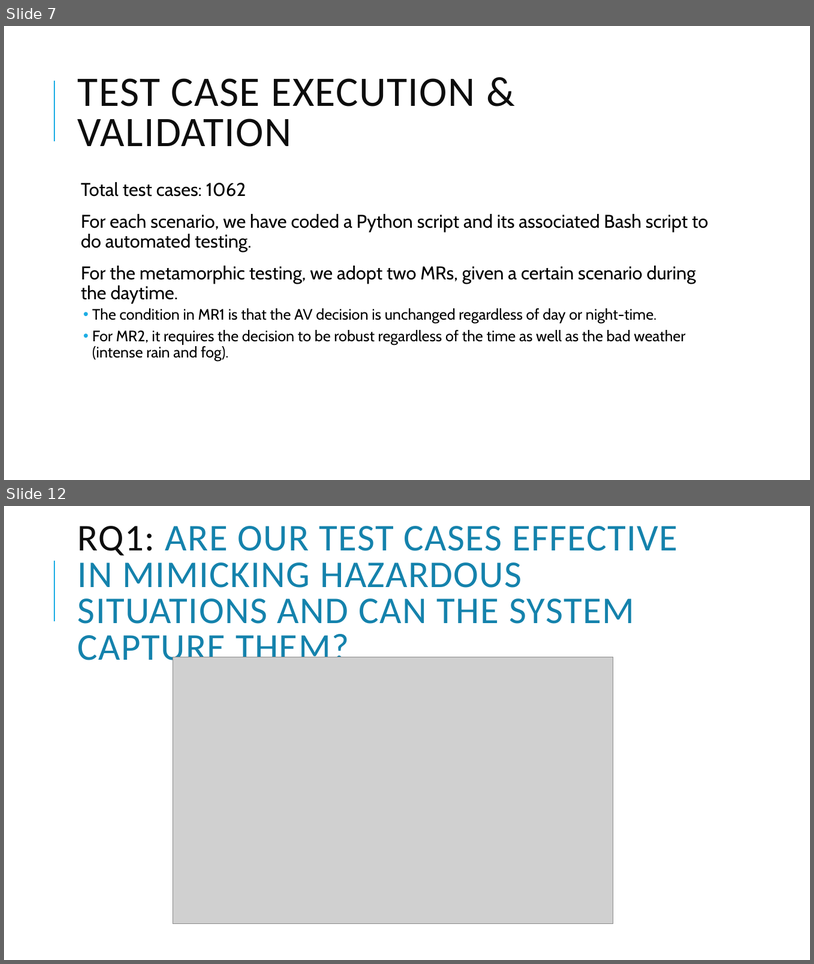
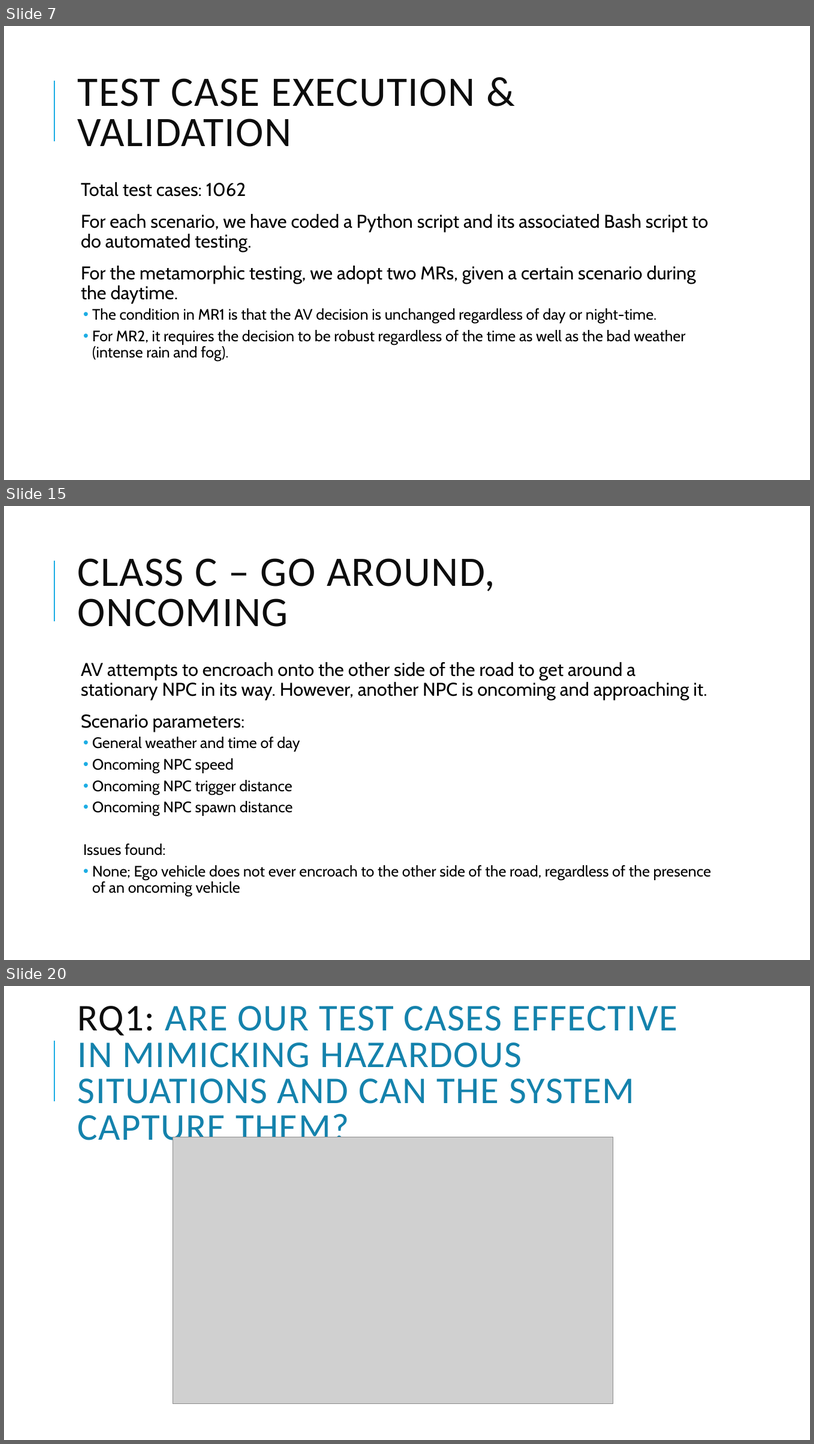
Before and after one commit to Swinburne-AV-Challenge-2021/Deliverable2, a slide deck: presentation/AVTest-Swinburne.pptx. Shown one above the other, each under a label of ours: slides 7 and 12 before the commit, slides 7, 15 and 20 after it; the slides between them are not shown. The pictures are 814x964 and 814x1444 pixels, drawn with LibreOffice and Linux fonts; fonts in the diff are those of the drawing; grey boxes stand for pictures; background and template pictures are left out. Boxes give left, top, right and bottom in pixels: in the first picture for what was removed or moved away, otherwise in the second. Text is boxed around its words. In the diff, an @@ line names an element or a change of style, - is before the commit and + after.

```diff
--- a/presentation/AVTest-Swinburne.pptx
+++ b/presentation/AVTest-Swinburne.pptx
@@ slide 15 added at bbox=[4, 506, 810, 960], background #FFFFFF; not listed: 1 template element that a slide beside it also shows @@
@@ title added at bbox=[78, 558, 495, 627], 50 pt, text #0D0D0D @@
+CLASS C – GO AROUND, ONCOMING
@@ text added at bbox=[81, 662, 711, 897], 18 pt, text #000000 @@
+  AV attempts to encroach onto the other side of the road to get around a stationary NPC in its way. However, another NPC is oncoming and approaching it.
+  Scenario parameters:
+  • General weather and time of day
+  • Oncoming NPC speed
+  • Oncoming NPC trigger distance
+  • Oncoming NPC spawn distance
+  Issues found:
+  • None; Ego vehicle does not ever encroach to the other side of the road, regardless of the presence of an oncoming vehicle
@@ what was slide 12 is now slide 20 @@
```
Also in this commit, not shown: 8 slides changed, 7 other slides added.
